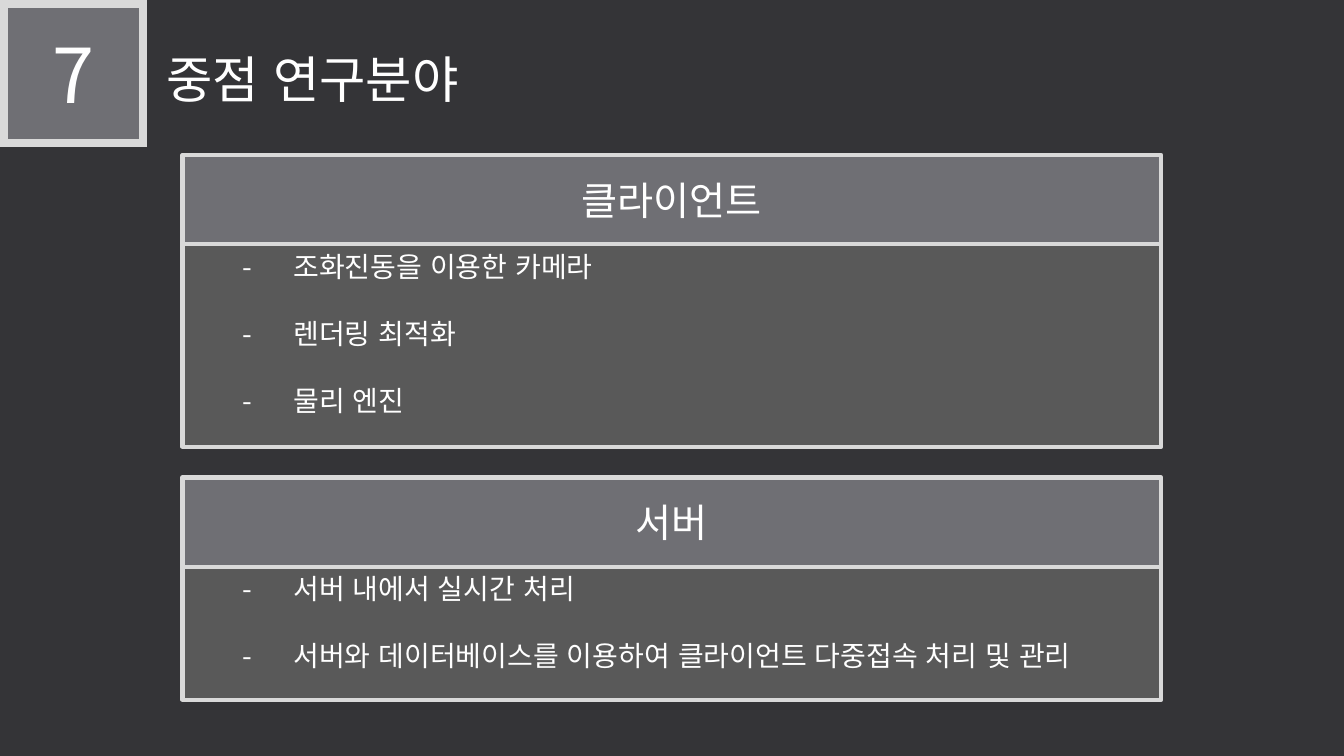
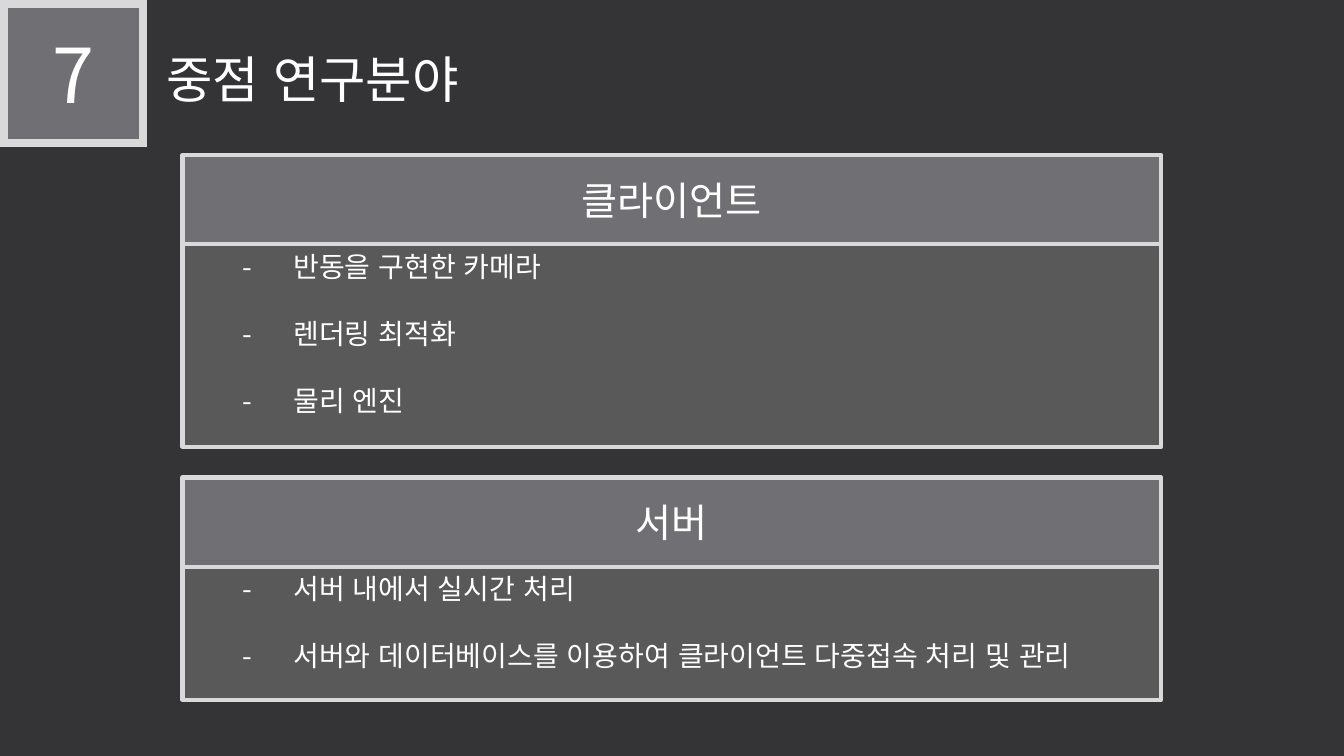
Before and after one commit to LEGO0937/Our_Project, a slide deck: slide 13 of 기획단계/졸작 제안서_α.pptx. Drawn at 1344x756 pixels with LibreOffice and Linux fonts; fonts in the diff are those of the drawing. Boxes give left, top, right and bottom in pixels: in the first picture for what was removed or moved away, otherwise in the second. Text is boxed around its words. In the diff, an @@ line names an element or a change of style, - is before the commit and + after.

Commit message:
조화진동 단어수정

```diff
--- a/기획단계/졸작 제안서_α.pptx
+++ b/기획단계/졸작 제안서_α.pptx
@@ text in rectangle at (293,254,541,279): text changed @@
-- 조화진동을 이용한 카메라
+- 반동을 구현한 카메라
```
Also in this commit, not shown: 5 other slides changed.
